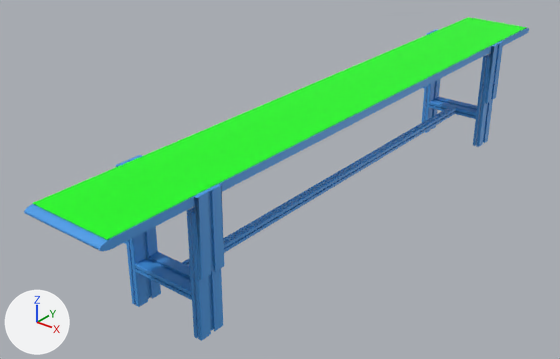
The COLLADA model gantry/meshes/conveyor_belt.dae, before and after one commit.
Before and after are seen from a 50 mm camera at (2.08, -3.17, 1.99) aimed at (-0.23, -0.27, 0.2). Lighting does not change. The marker at lower left points along +X, +Y and +Z.

Names of what the first picture shows: 'conveyor_belt', 'green'.
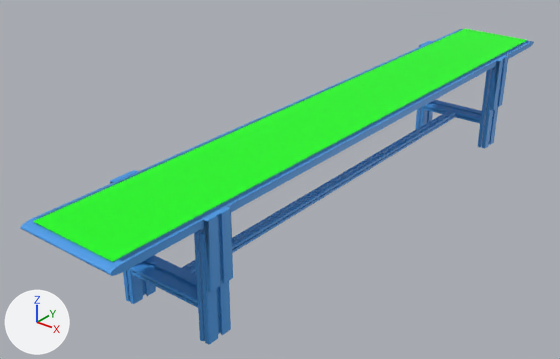
What differs and where, as boxes (x1, y1, x2, y2) in the pictures (560 x 359 px):
'green', moved, rescaled
    before: (33, 17, 527, 239)
    after: (33, 29, 527, 262)
'conveyor_belt', rescaled
    before: (24, 28, 529, 341)
    after: (20, 29, 534, 344)

The change, as a list of edits to the scene's bpy script:
```text
Change ob_conveyor_belt:
    ob_conveyor_belt.scale: (1.0, 1.0, 1.0) -> (1.2, 1.0, 0.875)
Change ob_green:
    ob_green.location: (0.0, 0.0, 0.668) -> (0.0, 0.0, 0.587)
    ob_green.scale: (2.64, 0.42, 1.0) -> (2.64, 0.45, 1.0)
```
